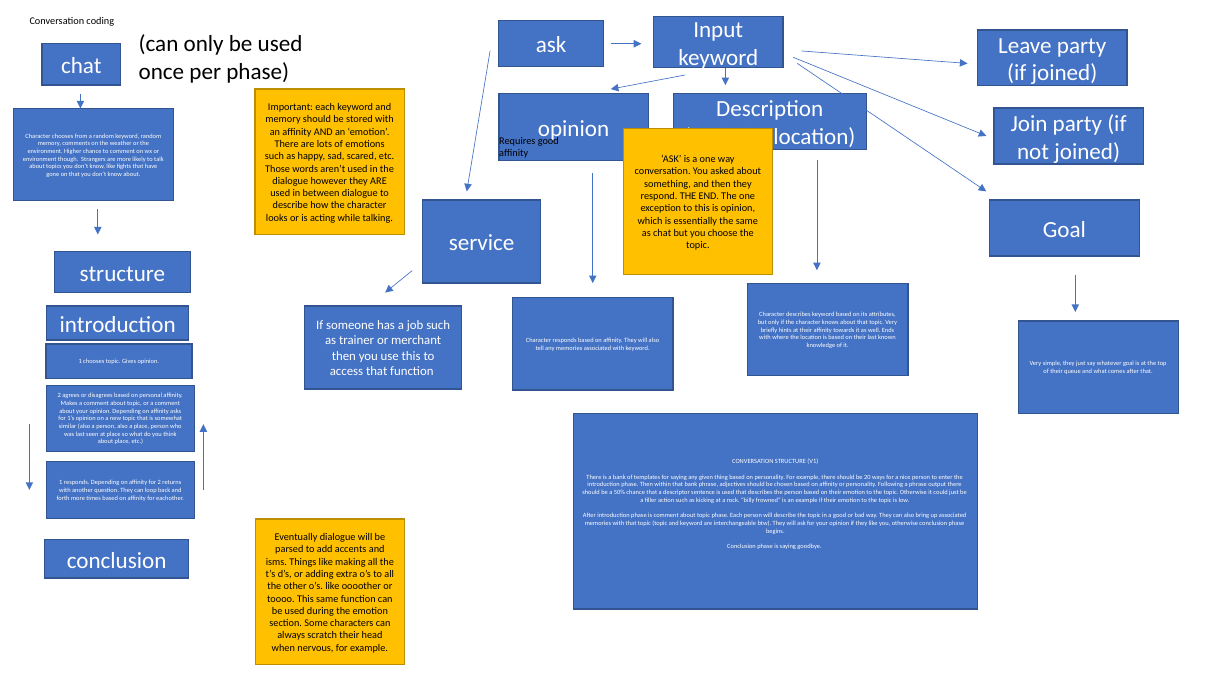
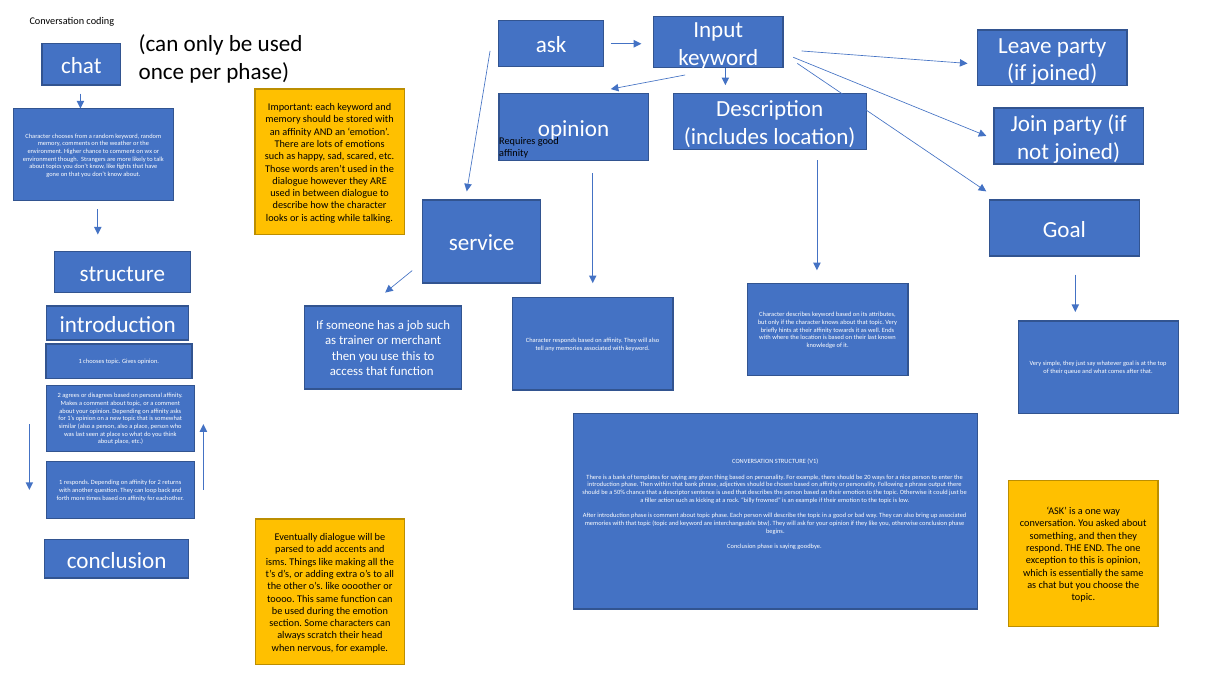
Before and after one commit to FiscalClifford/Journey, a slide deck: slide 6 of plans/Presentation1.pptx (slide 5 before the commit). Drawn at 1232x693 pixels with LibreOffice and Linux fonts; fonts in the diff are those of the drawing. Boxes give left, top, right and bottom in pixels: in the first picture for what was removed or moved away, otherwise in the second. Text is boxed around its words. In the diff, an @@ line names an element or a change of style, - is before the commit and + after.

```diff
--- a/plans/Presentation1.pptx
+++ b/plans/Presentation1.pptx
@@ rectangle "‘ASK’ is a one way ...": place and size @@
-rectangle "‘ASK’ is a one way ..." at [624, 128, 774, 274]
+rectangle "‘ASK’ is a one way ..." at [1009, 481, 1159, 626]
```
Also in this commit, not shown: 3 other slides changed, 1 slide added, 4 other files.
